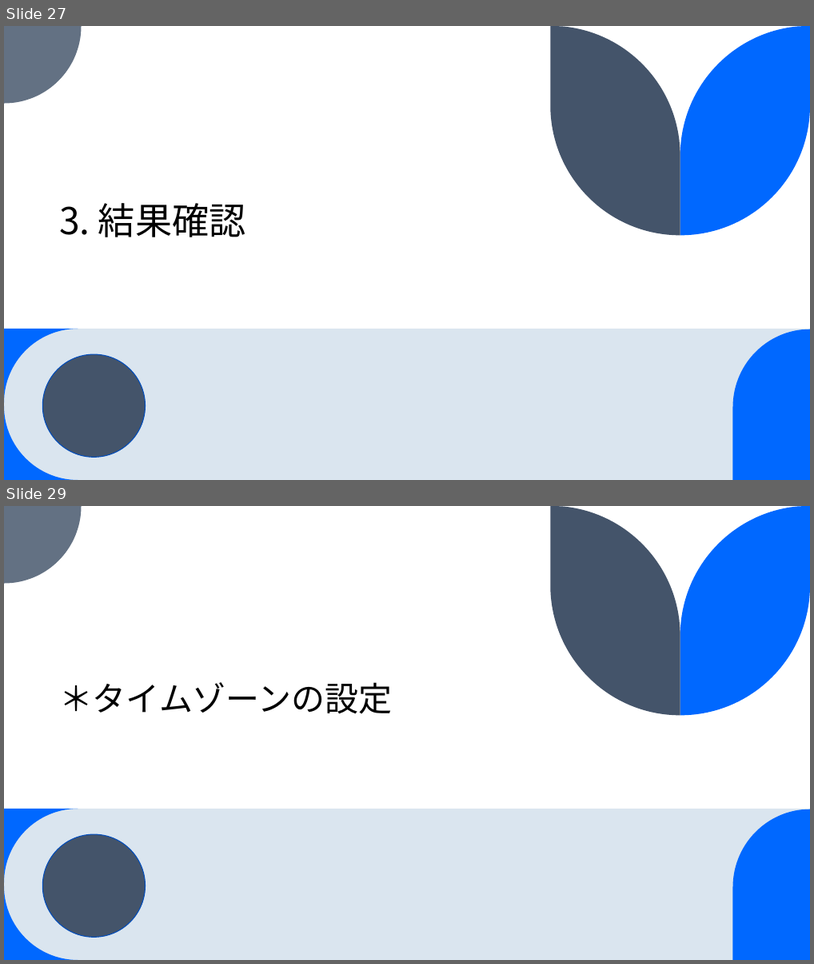
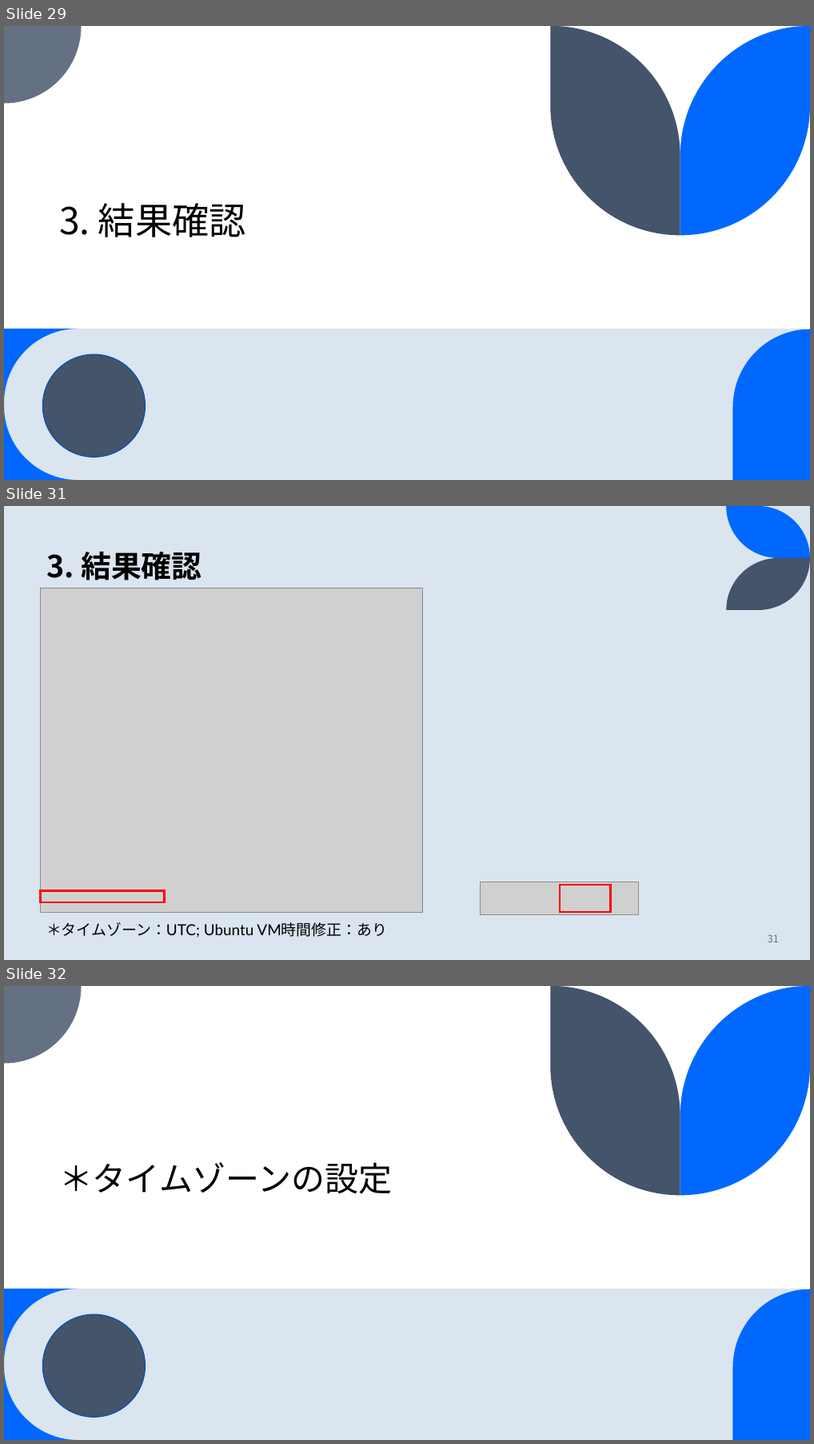
Before and after one commit to jr-joe005/temp_backup, a slide deck: 20221219～/Windows Server时间同步/状況整理_JP.pptx. Shown one above the other, each under a label of ours: slides 27 and 29 before the commit, slides 29, 31 and 32 after it; the slides between them are not shown. The pictures are 814x964 and 814x1444 pixels, drawn with LibreOffice and Linux fonts; fonts in the diff are those of the drawing; grey boxes stand for pictures. Boxes give left, top, right and bottom in pixels: in the first picture for what was removed or moved away, otherwise in the second. Text is boxed around its words. In the diff, an @@ line names an element or a change of style, - is before the commit and + after.

```diff
--- a/20221219～/Windows Server时间同步/状況整理_JP.pptx
+++ b/20221219～/Windows Server时间同步/状況整理_JP.pptx
@@ slide 31 added at (4, 506, 810, 960), background #DAE5EF @@
@@ freeform shape added at (727, 506, 810, 558), fill #0068FF @@
@@ title added at (46, 552, 202, 580), 36 pt, text #000000, bold @@
+3. 結果確認
@@ freeform shape added at (727, 558, 810, 610), fill #44546A @@
@@ picture added at (40, 588, 422, 912) @@
@@ picture added at (481, 882, 639, 914) @@
@@ rectangle added at (560, 884, 610, 912), outline #FF0000 2.25 pt @@
@@ rectangle added at (40, 890, 164, 902), outline #FF0000 2.25 pt @@
@@ text added at (46, 922, 387, 937), 18 pt, text #000000 @@
+＊タイムゾーン：UTC; Ubuntu VM時間修正：あり
@@ page number added at (768, 935, 779, 942), 12 pt, text #637183 @@
+31
@@ what was slide 27 is now slide 29 @@
@@ what was slide 29 is now slide 32 @@
```
Also in this commit, not shown: 4 slides changed, 2 other slides added, 1 other file.
